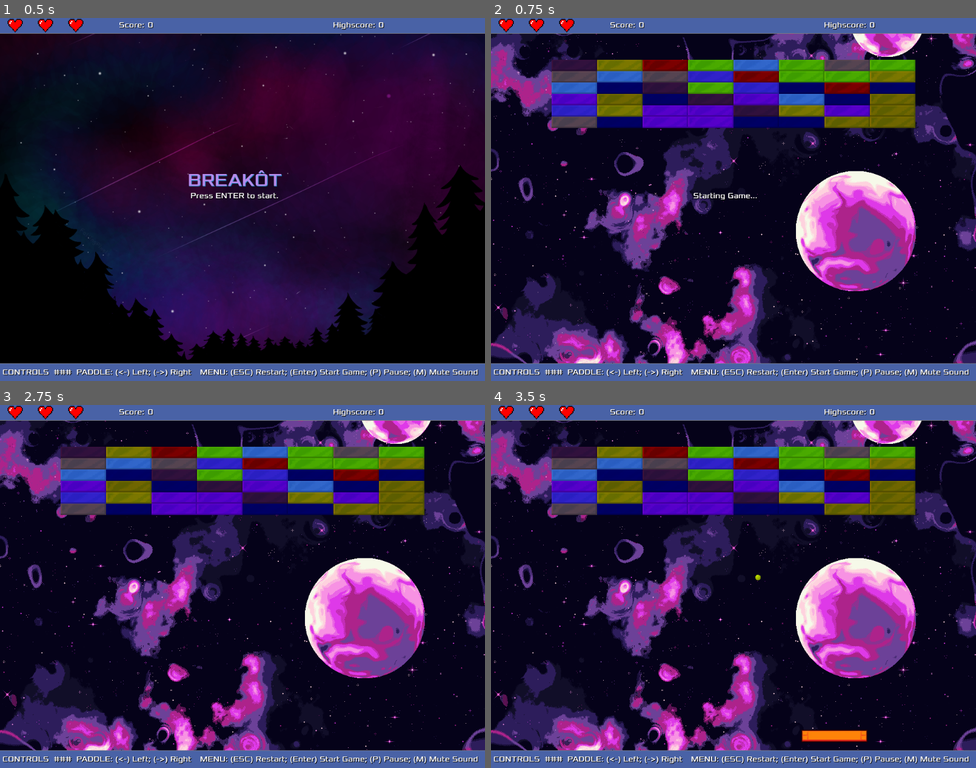
Above: before the commit, frames 1-4 (two rows, left to right).
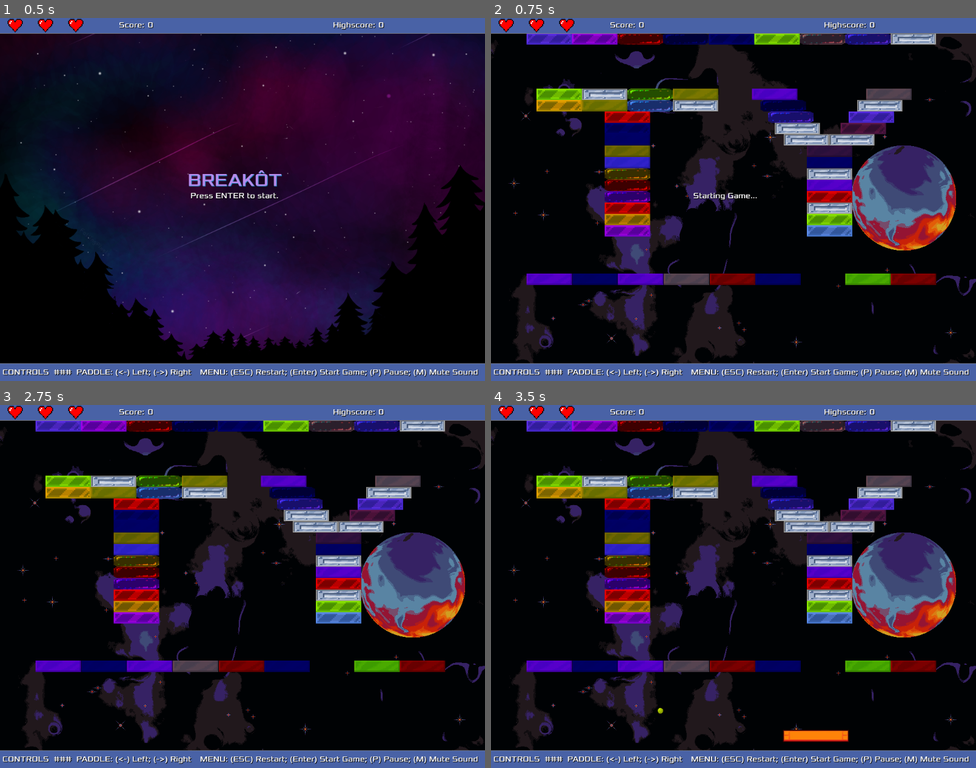
Above: after the commit, the same moments.

Repository: cristiadu/breakot
Game: Godot game, scene res://Main.tscn
Two runs of this game, one before a commit and one after it. Both use one fixed random seed, a clock stepped at 60 frames per second and the inputs below.
Inputs:
- Up to frame 1 (0.5 s): no input
- Up to frame 2 (0.75 s): tap Enter (ui_accept) at 0.5, 0.6 s; hold Right (ui_right) from 0.53 s (still down)
- Up to frame 3 (2.75 s): tap Enter (ui_accept) at 0.77, 1.07, 1.25, 1.35, 1.52, 1.82, 2, 2.1 s; release Right (ui_right) at 1.28 s; hold Left (ui_left) 1.28-2.03 s; hold Right (ui_right) from 2.03 s (still down)
- Up to frame 4 (3.5 s): keep holding Right (ui_right); tap Enter (ui_accept) at 2.75, 2.85, 3.02, 3.32 s

Frame 1 is identical in both runs. In frame 2, 54% of the frame differs, in the area x 0-100%, y 4-96%; in frame 3, 54%; in frame 4, 54%.

Commit message:
Adding last level

Diff:
--- a/Main.gd
+++ b/Main.gd
@@ -32,7 +32,7 @@
 func _process(_delta):
 	if $HUD/TitleBackground.visible and Input.is_action_just_pressed("ui_accept"):
 		# Game can be re-initalized only from title screen.
-		current_level_number = 1
+		current_level_number = 5
 		$StartGameSound.play()
 		start_level(current_level_number)
 	if Input.is_action_just_pressed("ui_cancel") and not $HUD/TitleBackground.visible:
--- a/levels/Level2.tscn
+++ b/levels/Level2.tscn
@@ -102,4 +102,4 @@
 position = Vector2(448, 486)
 
 [node name="StartingPaddlePosition" type="Marker2D" parent="."]
-position = Vector2(500, 700)
+position = Vector2(363, 700)
--- a/levels/Level3.tscn
+++ b/levels/Level3.tscn
@@ -274,4 +274,4 @@
 position = Vector2(272, 528)
 
 [node name="StartingPaddlePosition" type="Marker2D" parent="."]
-position = Vector2(500, 700)
+position = Vector2(539, 700)
--- a/levels/Level4.tscn
+++ b/levels/Level4.tscn
@@ -176,7 +176,7 @@
 position = Vector2(369, 220)
 
 [node name="StartingBallPosition" type="Marker2D" parent="."]
-position = Vector2(336, 56)
+position = Vector2(590, 470)
 
 [node name="StartingPaddlePosition" type="Marker2D" parent="."]
-position = Vector2(500, 700)
+position = Vector2(514, 700)
--- a/levels/Level5.tscn
+++ b/levels/Level5.tscn
@@ -1,6 +1,10 @@
-[gd_scene load_steps=2 format=2]
+[gd_scene load_steps=6 format=3 uid="uid://bookoxb7mcw4w"]
 
-[ext_resource path="res://assets/level5-bg.png" type="Texture2D" id=1]
+[ext_resource type="Texture2D" uid="uid://b4f43b6ukcd1t" path="res://assets/level5-bg.png" id="1"]
+[ext_resource type="PackedScene" uid="uid://cbwyhpjfd813f" path="res://blocks/BubbleBlock.tscn" id="2_gcpww"]
+[ext_resource type="PackedScene" uid="uid://dpuy31prlb1dx" path="res://blocks/CrackeableGlassBlock.tscn" id="3_xbrj4"]
+[ext_resource type="PackedScene" uid="uid://dlq157mg0jfu0" path="res://blocks/WeakGlassBlock.tscn" id="4_ynon2"]
+[ext_resource type="PackedScene" uid="uid://c3tfhnp7yef0e" path="res://blocks/MetalBlock.tscn" id="5_3mxwe"]
 
 [node name="Level5" type="Node2D"]
 z_index = -1000
@@ -8,12 +12,174 @@
 [node name="Background" type="TextureRect" parent="."]
 offset_right = 40.0
 offset_bottom = 40.0
-texture = ExtResource( 1 )
+texture = ExtResource("1")
 
 [node name="Blocks" type="Node2D" parent="."]
 
 [node name="StartingBallPosition" type="Marker2D" parent="."]
-position = Vector2( 500, 300 )
+position = Vector2(294, 581)
 
 [node name="StartingPaddlePosition" type="Marker2D" parent="."]
-position = Vector2( 500, 700 )
+position = Vector2(461, 700)
+
+[node name="BubbleBlock" parent="." instance=ExtResource("2_gcpww")]
+position = Vector2(336, 185)
+
+[node name="CrackeableGlassBlock" parent="." instance=ExtResource("3_xbrj4")]
+position = Vector2(144, 185)
+
+[node name="WeakGlassBlock" parent="." instance=ExtResource("4_ynon2")]
+position = Vector2(288, 305)
+
+[node name="MetalBlock" parent="." instance=ExtResource("5_3mxwe")]
+position = Vector2(647, 233)
+
+[node name="BubbleBlock2" parent="." instance=ExtResource("2_gcpww")]
+position = Vector2(617, 185)
+
+[node name="BubbleBlock7" parent="." instance=ExtResource("2_gcpww")]
+position = Vector2(288, 377)
+
+[node name="CrackeableGlassBlock2" parent="." instance=ExtResource("3_xbrj4")]
+position = Vector2(288, 209)
+
+[node name="WeakGlassBlock2" parent="." instance=ExtResource("4_ynon2")]
+position = Vector2(432, 161)
+
+[node name="MetalBlock2" parent="." instance=ExtResource("5_3mxwe")]
+position = Vector2(432, 185)
+
+[node name="BubbleBlock3" parent="." instance=ExtResource("2_gcpww")]
+position = Vector2(633, 209)
+
+[node name="CrackeableGlassBlock3" parent="." instance=ExtResource("3_xbrj4")]
+position = Vector2(144, 161)
+
+[node name="CrackeableGlassBlock13" parent="." instance=ExtResource("3_xbrj4")]
+position = Vector2(123, 44)
+
+[node name="CrackeableGlassBlock14" parent="." instance=ExtResource("3_xbrj4")]
+position = Vector2(219, 44)
+
+[node name="WeakGlassBlock3" parent="." instance=ExtResource("4_ynon2")]
+position = Vector2(288, 257)
+
+[node name="MetalBlock3" parent="." instance=ExtResource("5_3mxwe")]
+position = Vector2(240, 161)
+
+[node name="MetalBlock9" parent="." instance=ExtResource("5_3mxwe")]
+position = Vector2(892, 44)
+
+[node name="BubbleBlock4" parent="." instance=ExtResource("2_gcpww")]
+position = Vector2(336, 161)
+
+[node name="CrackeableGlassBlock4" parent="." instance=ExtResource("3_xbrj4")]
+position = Vector2(288, 233)
+
+[node name="WeakGlassBlock4" parent="." instance=ExtResource("4_ynon2")]
+position = Vector2(240, 185)
+
+[node name="WeakGlassBlock11" parent="." instance=ExtResource("4_ynon2")]
+position = Vector2(123, 551)
+
+[node name="WeakGlassBlock12" parent="." instance=ExtResource("4_ynon2")]
+position = Vector2(316, 551)
+
+[node name="WeakGlassBlock13" parent="." instance=ExtResource("4_ynon2")]
+position = Vector2(220, 551)
+
+[node name="WeakGlassBlock14" parent="." instance=ExtResource("4_ynon2")]
+position = Vector2(413, 551)
+
+[node name="WeakGlassBlock15" parent="." instance=ExtResource("4_ynon2")]
+position = Vector2(606, 551)
+
+[node name="WeakGlassBlock16" parent="." instance=ExtResource("4_ynon2")]
+position = Vector2(510, 551)
+
+[node name="WeakGlassBlock17" parent="." instance=ExtResource("4_ynon2")]
+position = Vector2(892, 551)
+
+[node name="WeakGlassBlock18" parent="." instance=ExtResource("4_ynon2")]
+position = Vector2(796, 551)
+
+[node name="MetalBlock4" parent="." instance=ExtResource("5_3mxwe")]
+position = Vector2(762, 257)
+
+[node name="BubbleBlock5" parent="." instance=ExtResource("2_gcpww")]
+position = Vector2(288, 329)
+
+[node name="BubbleBlock8" parent="." instance=ExtResource("2_gcpww")]
+position = Vector2(315, 44)
+
+[node name="BubbleBlock9" parent="." instance=ExtResource("2_gcpww")]
+position = Vector2(411, 44)
+
+[node name="CrackeableGlassBlock15" parent="." instance=ExtResource("3_xbrj4")]
+position = Vector2(508, 44)
+
+[node name="CrackeableGlassBlock16" parent="." instance=ExtResource("3_xbrj4")]
+position = Vector2(604, 44)
+
+[node name="BubbleBlock10" parent="." instance=ExtResource("2_gcpww")]
+position = Vector2(700, 44)
+
+[node name="BubbleBlock11" parent="." instance=ExtResource("2_gcpww")]
+position = Vector2(796, 44)
+
+[node name="CrackeableGlassBlock5" parent="." instance=ExtResource("3_xbrj4")]
+position = Vector2(786, 233)
+
+[node name="WeakGlassBlock5" parent="." instance=ExtResource("4_ynon2")]
+position = Vector2(715, 281)
+
+[node name="WeakGlassBlock9" parent="." instance=ExtResource("4_ynon2")]
+position = Vector2(840, 161)
+
+[node name="WeakGlassBlock10" parent="." instance=ExtResource("4_ynon2")]
+position = Vector2(599, 161)
+
+[node name="MetalBlock5" parent="." instance=ExtResource("5_3mxwe")]
+position = Vector2(715, 329)
+
+[node name="BubbleBlock6" parent="." instance=ExtResource("2_gcpww")]
+position = Vector2(288, 353)
+
+[node name="CrackeableGlassBlock6" parent="." instance=ExtResource("3_xbrj4")]
+position = Vector2(715, 377)
+
+[node name="WeakGlassBlock6" parent="." instance=ExtResource("4_ynon2")]
+position = Vector2(715, 353)
+
+[node name="CrackeableGlassBlock7" parent="." instance=ExtResource("3_xbrj4")]
+position = Vector2(803, 209)
+
+[node name="CrackeableGlassBlock8" parent="." instance=ExtResource("3_xbrj4")]
+position = Vector2(288, 401)
+
+[node name="CrackeableGlassBlock9" parent="." instance=ExtResource("3_xbrj4")]
+position = Vector2(288, 449)
+
+[node name="CrackeableGlassBlock10" parent="." instance=ExtResource("3_xbrj4")]
+position = Vector2(288, 425)
+
+[node name="CrackeableGlassBlock11" parent="." instance=ExtResource("3_xbrj4")]
+position = Vector2(715, 449)
+
+[node name="CrackeableGlassBlock12" parent="." instance=ExtResource("3_xbrj4")]
+position = Vector2(715, 425)
+
+[node name="MetalBlock7" parent="." instance=ExtResource("5_3mxwe")]
+position = Vector2(821, 185)
+
+[node name="WeakGlassBlock7" parent="." instance=ExtResource("4_ynon2")]
+position = Vector2(288, 281)
+
+[node name="MetalBlock8" parent="." instance=ExtResource("5_3mxwe")]
+position = Vector2(666, 257)
+
+[node name="WeakGlassBlock8" parent="." instance=ExtResource("4_ynon2")]
+position = Vector2(715, 305)
+
+[node name="MetalBlock6" parent="." instance=ExtResource("5_3mxwe")]
+position = Vector2(715, 401)
